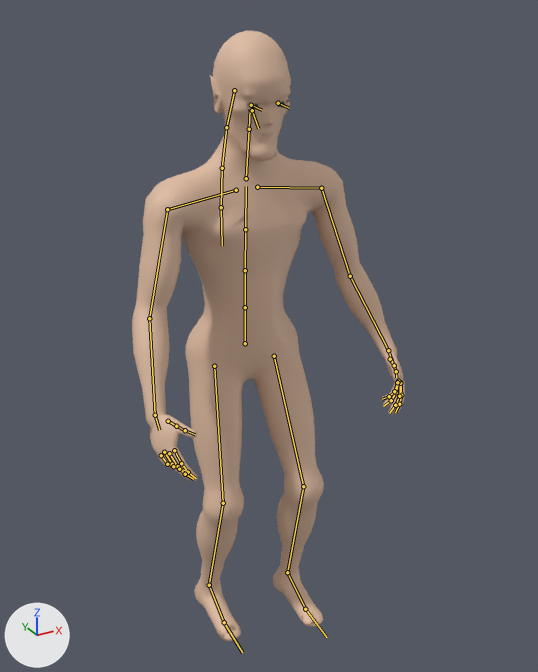
Renders of the glTF model characters/tamlin/model/tamlin.glb from each side of a commit.
Camera for both pictures: a 50 mm camera at (-0.936, -1.83, 1.941) aimed at (0.032, -0.069, 1.06). Lighting does not change. The marker at lower left points along +X, +Y and +Z. The first picture is the older version. Both versions are drawn at frame 64 of the action 'idle'; the numbers are the values there. The bones that change, and the others that lie on the model, are drawn over the model as lines.

Names of what the first picture shows: 'Body', 'Body_LOD1' and 1 more.
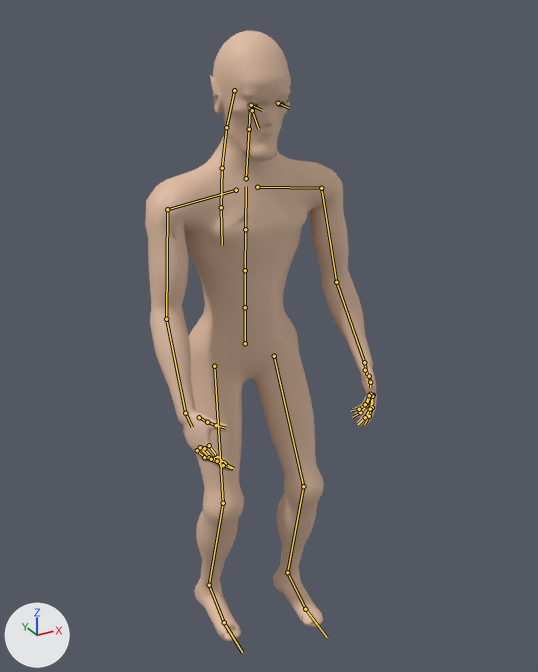
The change, as JSON lines over the scene's bpy script:
```json
{"block": "bone_leftupperarm", "where": "bone_leftupperarm = bpy.data.objects['Armature'].pose.bones['LeftUpperArm']  # child of 'LeftShoulder'"}
{"op": "set", "path": "bone_leftupperarm.rotation_quaternion", "old": "(0.83, -0.549, -0.056, -0.075)", "new": "(0.779, -0.62, -0.058, -0.074)", "note": "degrees (-67, -10, -4) -> degrees (-77, -10, -3)"}
{"block": "bone_rightupperarm", "where": "bone_rightupperarm = bpy.data.objects['Armature'].pose.bones['RightUpperArm']  # child of 'RightShoulder'"}
{"op": "set", "path": "bone_rightupperarm.rotation_quaternion", "old": "(0.828, -0.548, 0.076, 0.089)", "new": "(0.777, -0.618, 0.077, 0.089)", "note": "degrees (-67, 13, 4) -> degrees (-77, 13, 3)"}
```

What differs and where, as boxes [x1, y1, x2, y2] in the pictures (538 x 672 px):
```json
{"object": "Body", "change": "posed", "before": [132, 31, 405, 641], "after": [145, 31, 377, 641], "on screen": "15% narrower"}
{"object": "Body_LOD1", "change": "posed", "before": [132, 30, 404, 639], "after": [146, 30, 377, 639], "on screen": "15% narrower"}
{"bone": "LeftUpperArm", "before": "(321, 188) to (350, 276)", "after": "(321, 188) to (336, 282)"}
{"bone": "RightUpperArm", "before": "(167, 209) to (149, 318)", "after": "(167, 209) to (166, 319)"}
```
